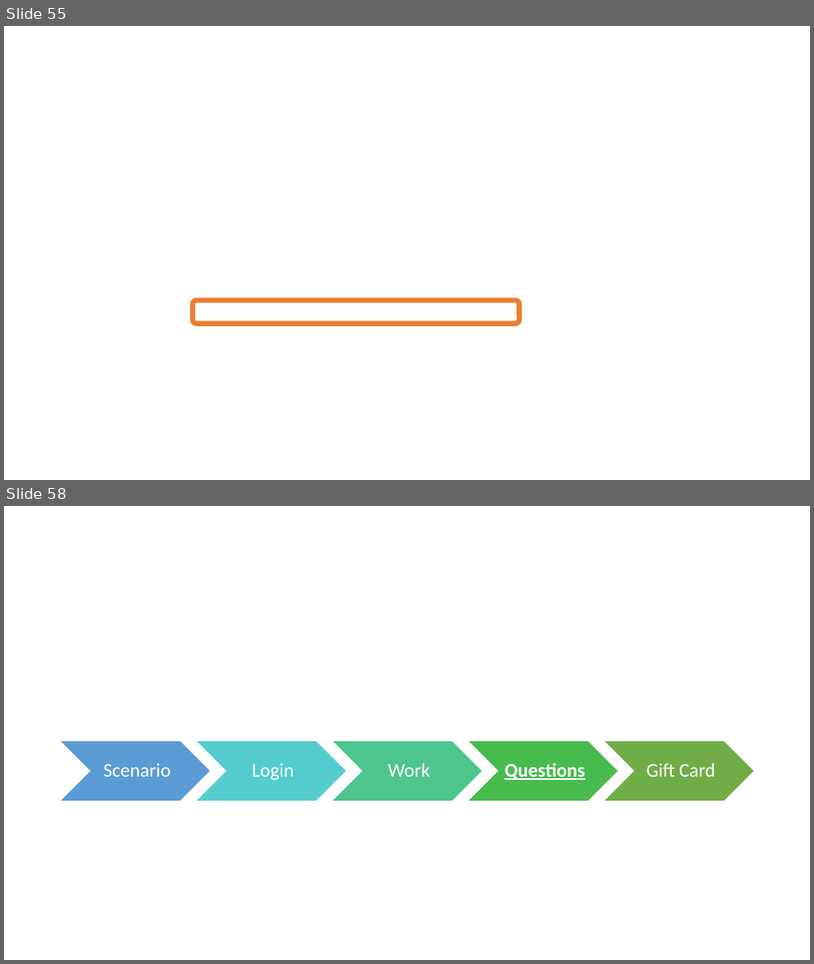
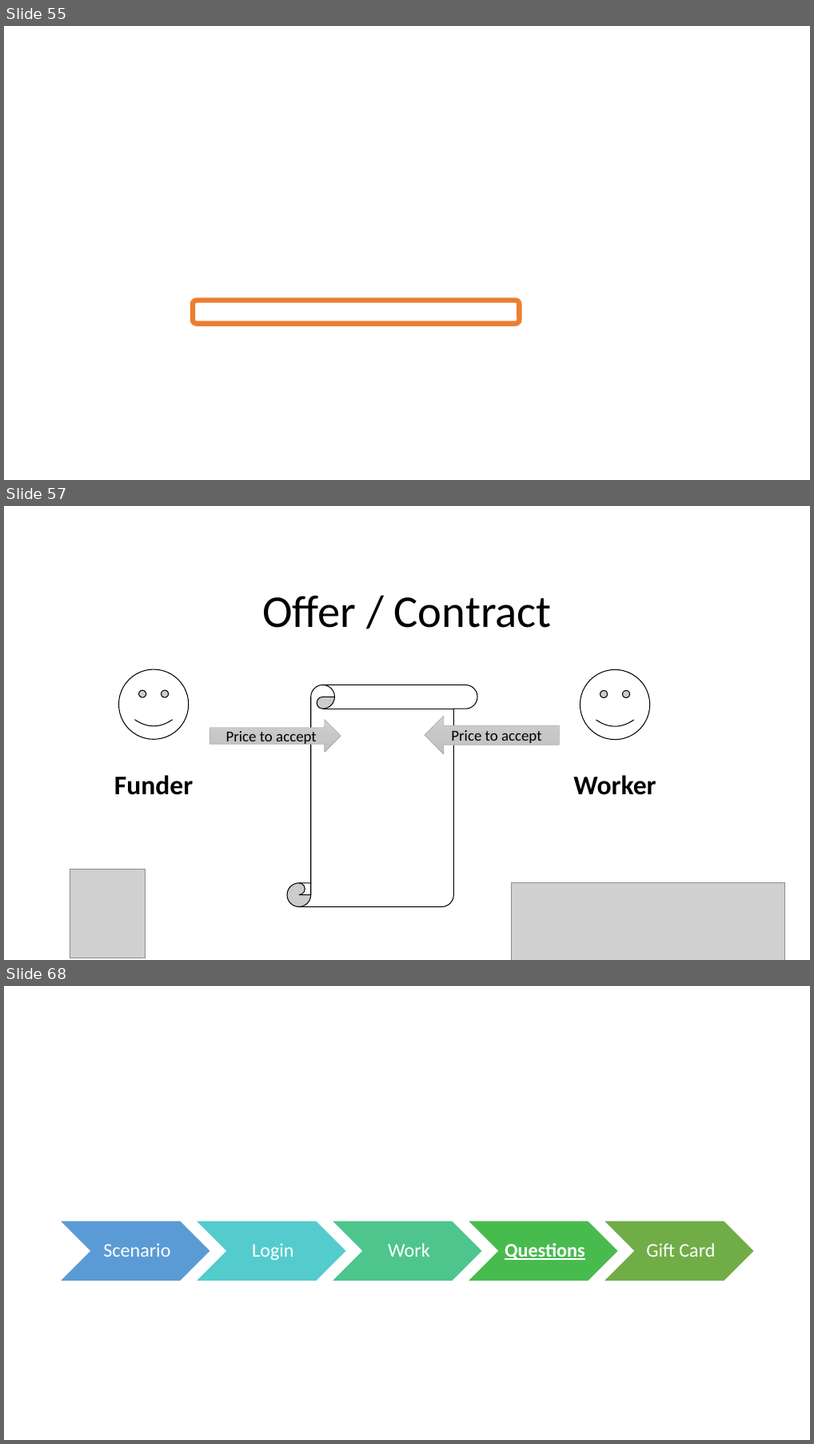
Before and after one commit to GeorgLink/georglink.github.io, a slide deck: study/Tutorial.pptx. Shown one above the other, each under a label of ours: slides 55 and 58 before the commit, slides 55, 57 and 68 after it; the slides between them are not shown. The pictures are 814x964 and 814x1444 pixels, drawn with LibreOffice and Linux fonts; fonts in the diff are those of the drawing; grey boxes stand for pictures; background and template pictures are left out. Boxes give left, top, right and bottom in pixels: in the first picture for what was removed or moved away, otherwise in the second. Text is boxed around its words. In the diff, an @@ line names an element or a change of style, - is before the commit and + after.

```diff
--- a/study/Tutorial.pptx
+++ b/study/Tutorial.pptx
@@ slide 57 added at box(4, 506, 810, 960), background #FFFFFF @@
@@ title added at box(262, 596, 552, 628), 54 pt, text #000000 @@
+Offer / Contract
@@ smiley face added at box(119, 669, 189, 739), fill #FFFFFF, outline #000000 1 pt @@
@@ smiley face added at box(581, 669, 650, 739), fill #FFFFFF, outline #000000 1 pt @@
@@ vertical scroll added at box(287, 685, 478, 907), fill #FFFFFF, outline #000000 1 pt @@
@@ right arrow added at box(210, 720, 342, 752), fill gradient #D2D2D2 to #C8C8C8 to #C0C0C0, outline #A5A5A5 0.5 pt, 18 pt, text #000000 @@
+Price to accept
@@ left arrow added at box(425, 716, 560, 754), fill gradient #D2D2D2 to #C8C8C8 to #C0C0C0, outline #A5A5A5 0.5 pt, 18 pt, text #000000 @@
+Price to accept
@@ text added at box(114, 775, 193, 795), 32 pt, text #000000, bold @@
+Funder
@@ text added at box(574, 775, 656, 795), 32 pt, text #000000, bold @@
+Worker
@@ picture added at box(70, 869, 145, 958) @@
@@ picture added at box(511, 882, 785, 960) @@
@@ what was slide 58 is now slide 68 @@
```
Also in this commit, not shown: 2 slides changed, 11 other slides added, 2 slides removed.
